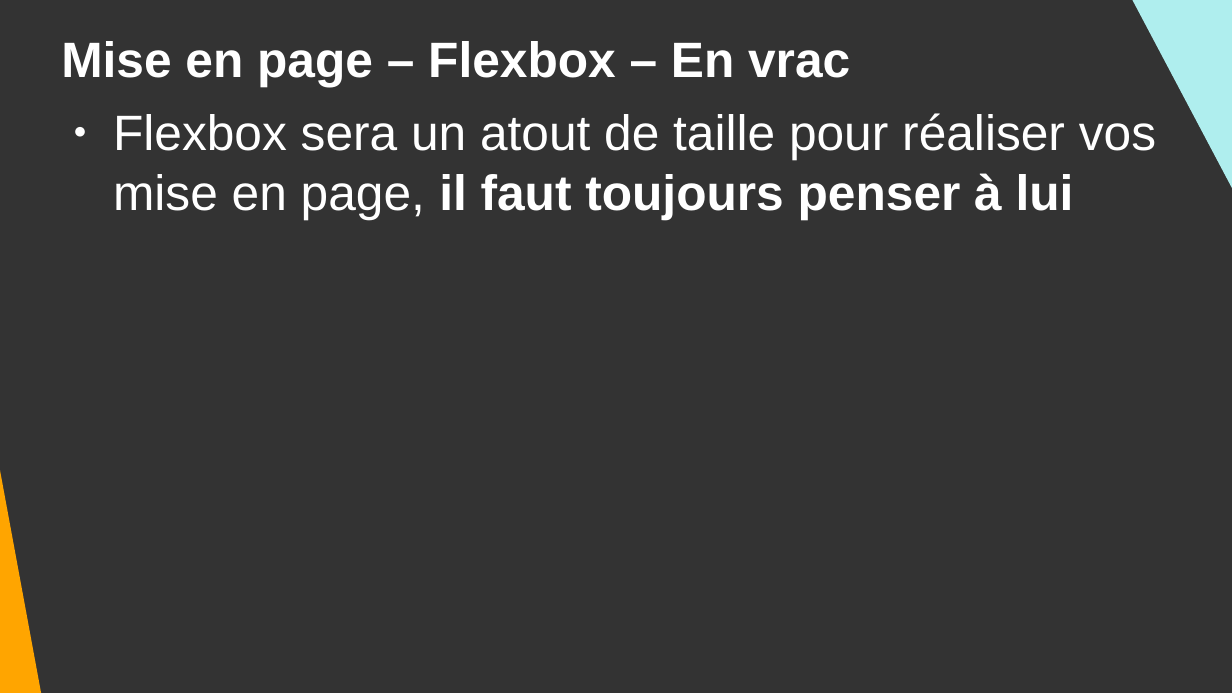
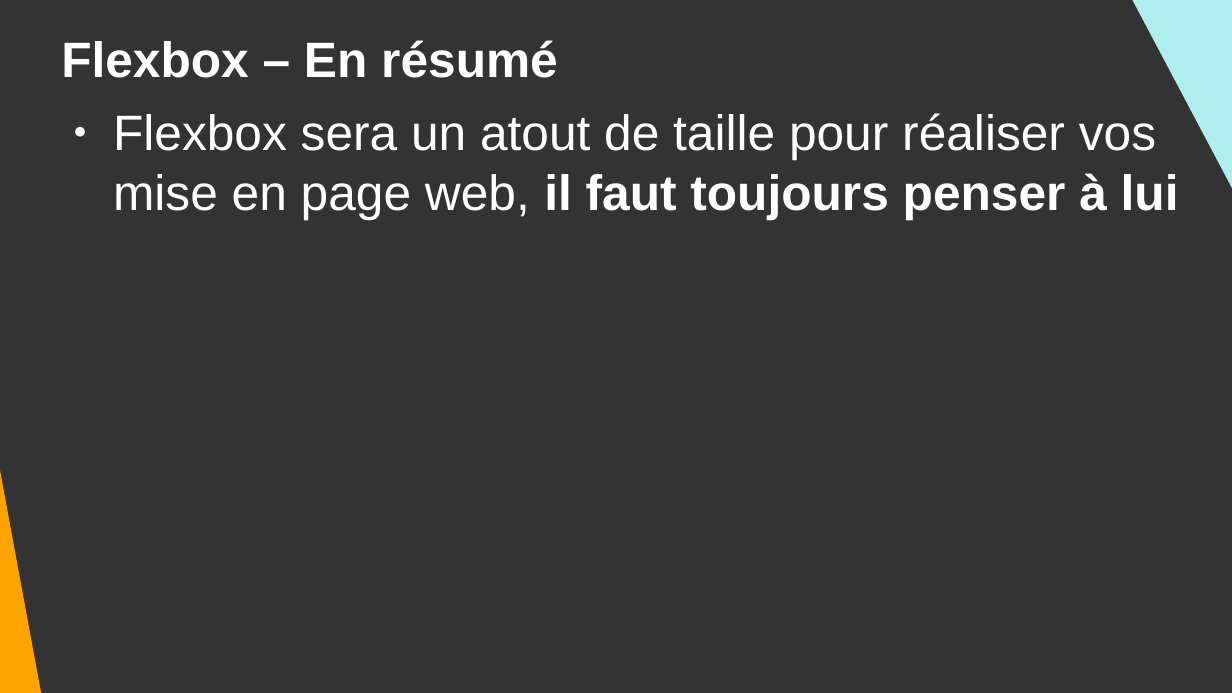
Before and after one commit to DanYellow/cours, a slide deck: slide 57 of integration-web-s1/travaux-pratiques/numero-8/presentation.odp. Drawn at 1232x693 pixels with LibreOffice and Linux fonts; fonts in the diff are those of the drawing. Boxes give left, top, right and bottom in pixels: in the first picture for what was removed or moved away, otherwise in the second. Text is boxed around its words. In the diff, an @@ line names an element or a change of style, - is before the commit and + after.

```diff
--- a/integration-web-s1/travaux-pratiques/numero-8/presentation.odp
+++ b/integration-web-s1/travaux-pratiques/numero-8/presentation.odp
@@ title at bbox=[61, 40, 558, 78]: text changed @@
-Mise en page – Flexbox – En vrac
+Flexbox – En résumé
@@ text at bbox=[113, 113, 1179, 219]: text changed @@
-● Flexbox sera un atout de taille pour réaliser vos mise en page, il faut toujours penser à lui
+● Flexbox sera un atout de taille pour réaliser vos mise en page web, il faut toujours penser à lui
```
Also in this commit, not shown: 2 other slides changed, 1 slide removed, 13 other files.
